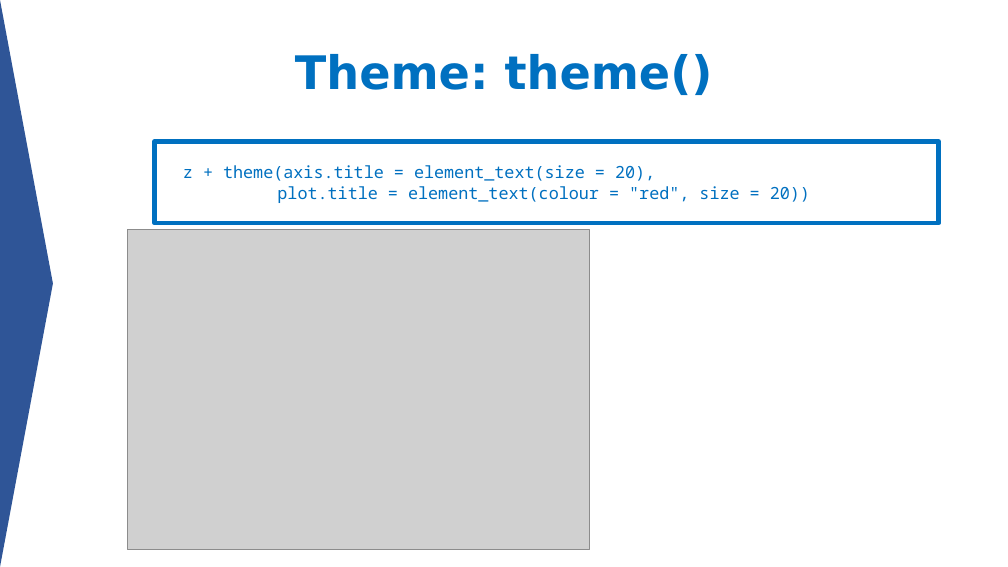
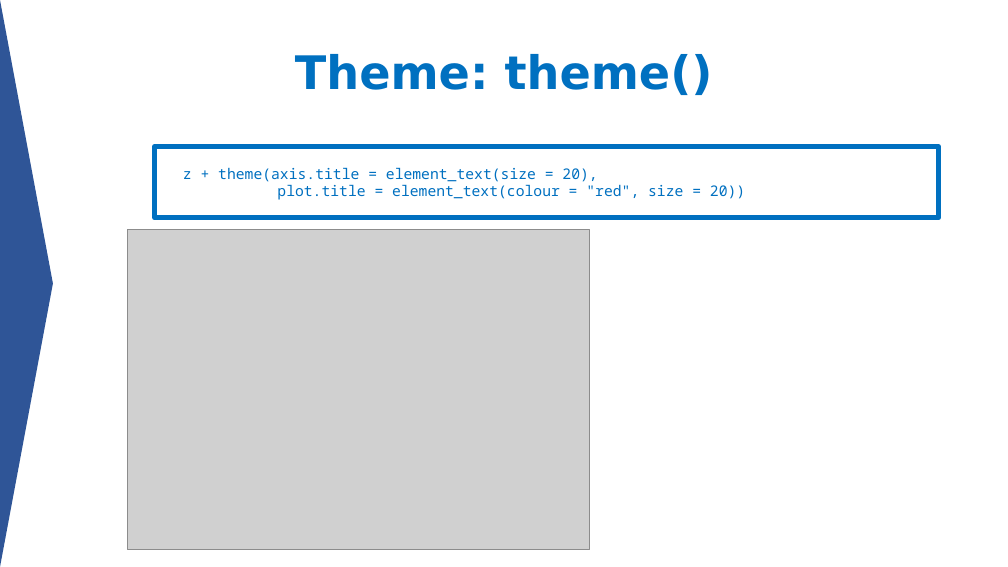
Before and after one commit to aephidayatuloh/DataViz-Introggplot2, a slide deck: slide 42 of Data Visualization - Simply but Beauty ggplot2.pptx (slide 43 before the commit). Drawn at 1008x567 pixels with LibreOffice and Linux fonts; fonts in the diff are those of the drawing; grey boxes stand for pictures. Boxes give left, top, right and bottom in pixels: in the first picture for what was removed or moved away, otherwise in the second. Text is boxed around its words. In the diff, an @@ line names an element or a change of style, - is before the commit and + after.

```diff
--- a/Data Visualization - Simply but Beauty ggplot2.pptx
+++ b/Data Visualization - Simply but Beauty ggplot2.pptx
@@ rectangle "z + theme(axis.title = element_text(size ...": place and size @@
-rectangle "z + theme(axis.title = element_text(size ..." at bbox=[154, 141, 938, 223]
+rectangle "z + theme(axis.title = element_text(size ..." at bbox=[154, 147, 938, 218]
@@ rectangle "z + theme(axis.title = element_text(size ..." at bbox=[154, 147, 938, 218]: size 16 to 14 pt @@
```
Also in this commit, not shown: 31 other slides changed, 1 slide added, 2 slides removed.
